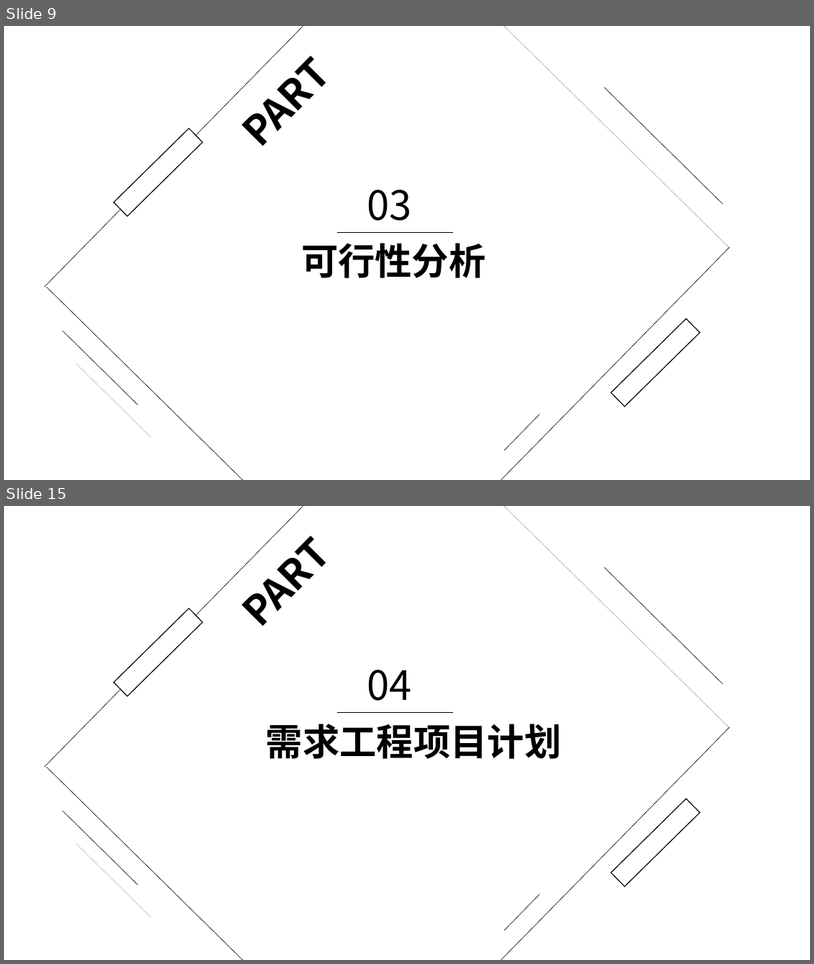
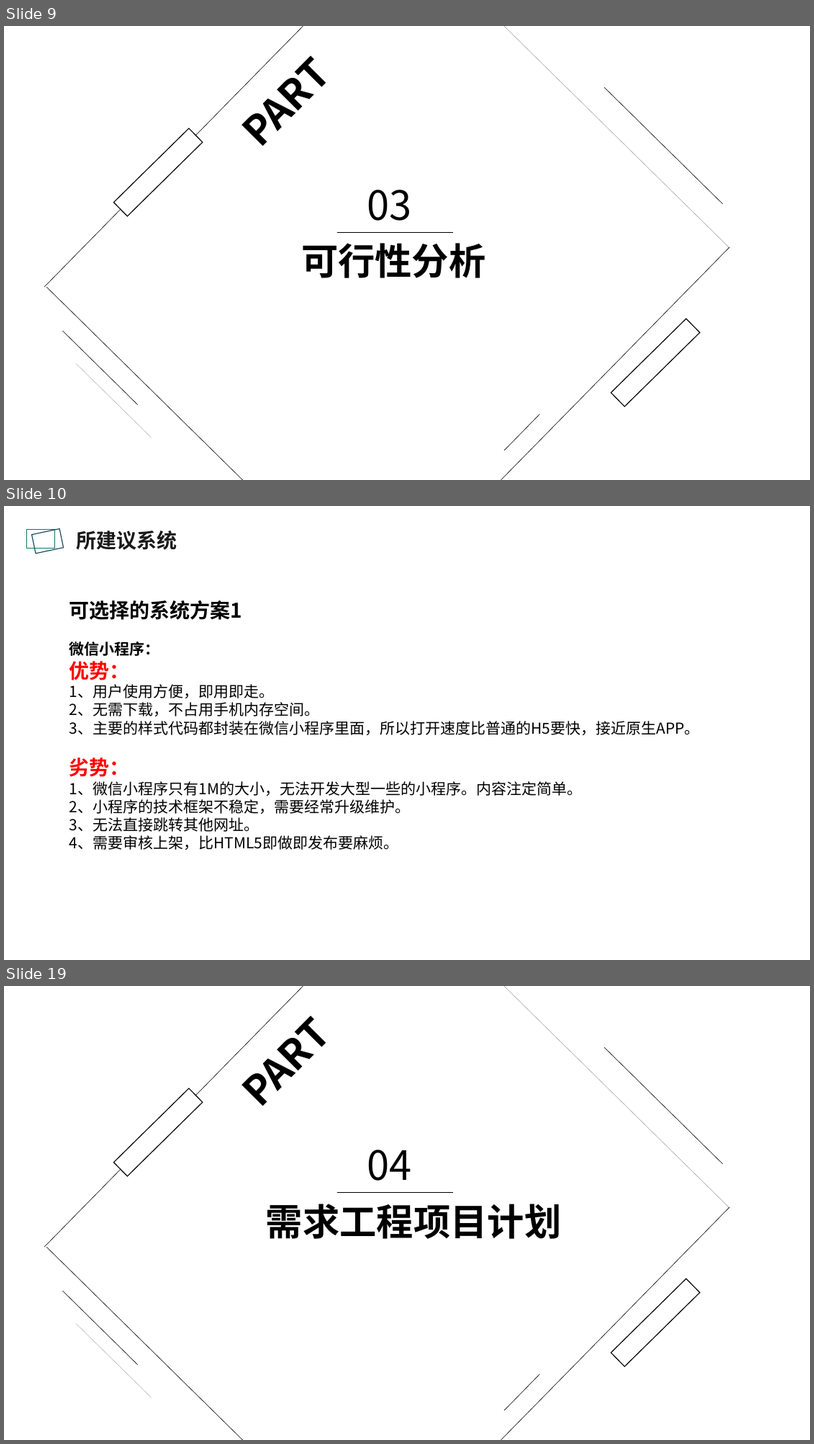
Before and after one commit to PRD2018-G10/TeachingAssistWebsiteProject, a slide deck: 受控文档/2.需求工程项目计划/PRD2018-G10-需求工程项目计划评审.pptx. Shown one above the other, each under a label of ours: slides 9 and 15 before the commit, slides 9, 10 and 19 after it; the slides between them are not shown. The pictures are 814x964 and 814x1444 pixels, drawn with LibreOffice and Linux fonts; fonts in the diff are those of the drawing; background and template pictures are left out. Boxes give left, top, right and bottom in pixels: in the first picture for what was removed or moved away, otherwise in the second. Text is boxed around its words. In the diff, an @@ line names an element or a change of style, - is before the commit and + after.

```diff
--- a/受控文档/2.需求工程项目计划/PRD2018-G10-需求工程项目计划评审.pptx
+++ b/受控文档/2.需求工程项目计划/PRD2018-G10-需求工程项目计划评审.pptx
@@ slide 10 added at [4, 506, 810, 960], background picture (left out) @@
@@ rectangle added at [26, 529, 55, 548], outline #0A7A64 1 pt @@
@@ rectangle added at [32, 529, 64, 554], outline #184858 1 pt @@
@@ text added at [76, 530, 177, 550], 24 pt, text #1A1A1A, bold @@
+所建议系统
@@ text added at [70, 600, 700, 849], 18 pt, text #000000 @@
+可选择的系统方案1
+微信小程序：
+优势：
+1、用户使用方便，即用即走。
+2、无需下载，不占用手机内存空间。
+3、主要的样式代码都封装在微信小程序里面，所以打开速度比普通的H5要快，接近原生APP。
+劣势：
+1、微信小程序只有1M的大小，无法开发大型一些的小程序。内容注定简单。
+2、小程序的技术框架不稳定，需要经常升级维护。
+3、无法直接跳转其他网址。
+4、需要审核上架，比HTML5即做即发布要麻烦。
@@ what was slide 15 is now slide 19 @@
```
Also in this commit, not shown: 5 slides changed, 4 other slides added, 3 other files.
